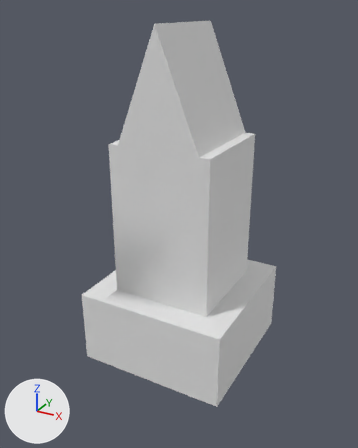
One commit to the OBJ model src/main/resources/assets/murim/models/block/roof_finial.obj: the scene before it, then after it.
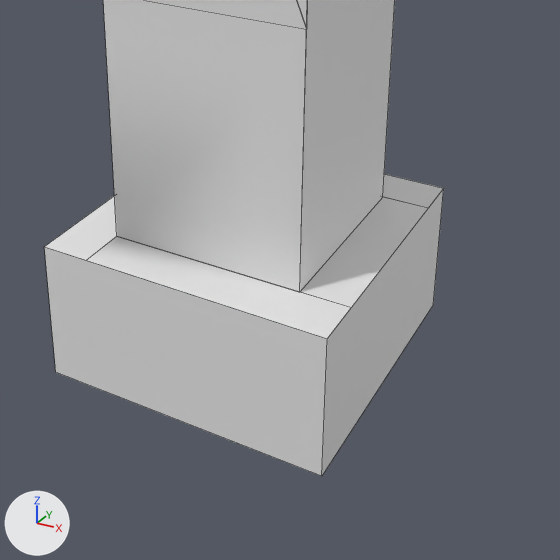
There are two pictures of each version: one whole from a 50 mm lens placed at (1.034, -1.498, 0.906), pointed at (0.493, -0.515, 0.414), one close up on the part from 17% to 93% of the width and 39% to 100% of the height. Every picture has the same lights, and +X, +Y and +Z are marked at lower left. The last two pictures show the newer version. The close-ups show mesh edges as thin lines. Materials are left out; every surface is plain grey. Where no turn or scale is listed for an object, it has been applied to the vertices. Vertices at exactly the same position are counted once.

Names of what the first close-up shows: 'roof_finial'.
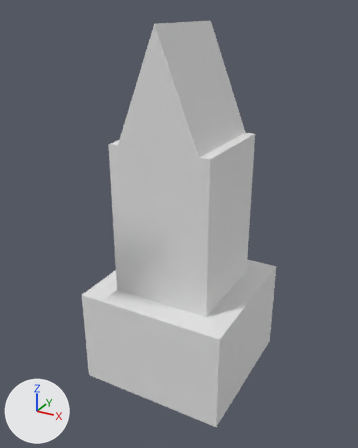
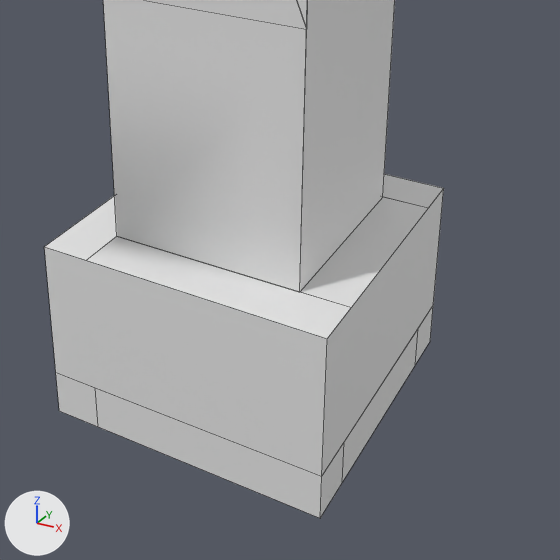
Boxes (x1, y1, x2, y2) around the edits, measured in the close-ups (560 x 560 px):
'roof_finial', reshaped: before (44, 0, 444, 476); after (44, 0, 444, 518)
part 1 of me_roof_finial, built on: after (56, 306, 433, 518)

The edits, one by one:
me_roof_finial is used by ob_roof_finial; location (0.0, 0.0, 0.0).
me_roof_finial had 30 vertices, 23 faces and spanned x 0.312..0.688, y -0.688..-0.312, z 0.063..0.875.
me_roof_finial now has 52 vertices, 38 faces and spans x 0.312..0.688, y -0.688..-0.312, z 0.0..0.875.
Part 1, on me_roof_finial:
1 face is deleted.
22 vertices are added at x 0.312..0.688, y -0.688..-0.312, z 0.0..0.063.
16 new faces join them.
